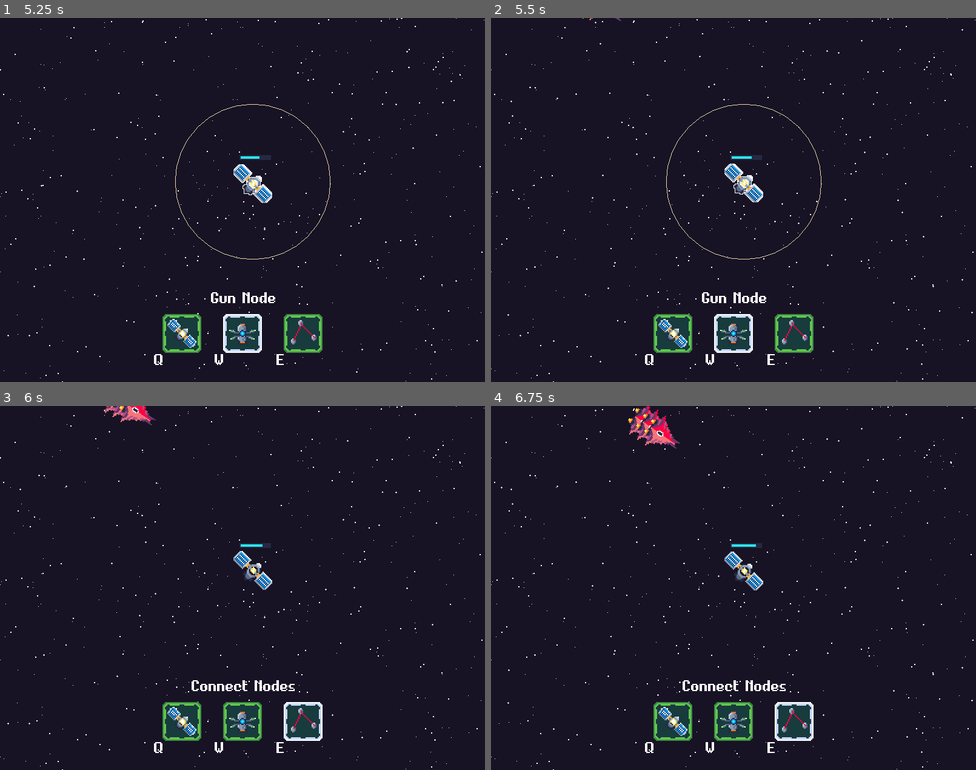
Above: before the commit, frames 1-4 (two rows, left to right).
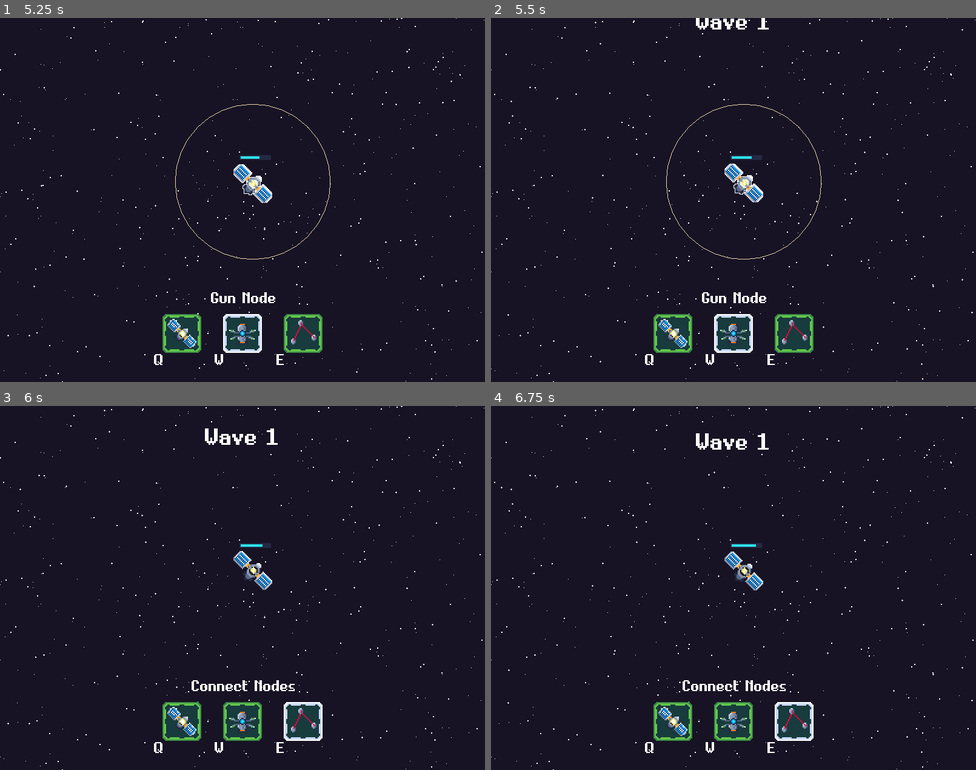
Above: after the commit, the same moments.

Repository: svntax/LD45-StartWithNothing
Game: Godot game, scene res://Scenes/Gameplay.tscn
Two runs of this game, one before a commit and one after it. Both use one fixed random seed, a clock stepped at 60 frames per second and the inputs below.
Inputs (mouse positions are in pixels of both pictures, inside the frame that each line leads up to):
- Up to frame 1 (5.25 s): tap Enter at 0.5 s; move the mouse to (252, 181) at 0.52 s; tap Q (BuildEnergyNode) at 0.6, 4.35 s; click (252, 181) at 0.67 s; tap W (BuildGunNode) at 1.35, 5.1 s; click (252, 181) at 1.42 s; move the mouse to (291, 119) at 2.02 s; tap E (BuildLink) at 2.1 s; click (291, 119) at 2.17 s; move the mouse to (218, 272) at 2.77 s; click (218, 272) at 2.85 s; move the mouse to (388, 254) at 3.52 s; tap Space (Shoot) at 3.6 s; click (388, 254) at 3.67 s; move the mouse to (97, 145) at 4.27 s; click (97, 145) at 4.42 s; move the mouse to (266, 200) at 5.02 s; click (266, 200) at 5.17 s
- Up to frame 2 (5.5 s): no input
- Up to frame 3 (6 s): move the mouse to (169, 497) at 5.77 s; tap E (BuildLink) at 5.85 s; click (169, 497) at 5.92 s
- Up to frame 4 (6.75 s): move the mouse to (840, 569) at 6.52 s; click (840, 569) at 6.6 s

Frame 1 is identical in both runs. In frame 2, 0.2% of the frame differs, in the area x 18-58%, y 0-4%; in frame 3, 0.5%; in frame 4, 0.9%, in the area x 28-58%, y 0-12%.

Commit message:
Added time-based wave system.

Diff:
--- a/Scenes/EnemySpawningSystem.tscn
+++ b/Scenes/EnemySpawningSystem.tscn
@@ -11,6 +11,7 @@
 [node name="SpawnPoints" type="Node2D" parent="."]
 
 [node name="InitialDelayTimer" type="Timer" parent="."]
+wait_time = 5.0
 one_shot = true
 autostart = true
 [connection signal="timeout" from="SpawnTimer" to="." method="_on_SpawnTimer_timeout"]
--- a/Scenes/Gameplay.tscn
+++ b/Scenes/Gameplay.tscn
@@ -1,12 +1,33 @@
-[gd_scene load_steps=6 format=2]
+[gd_scene load_steps=9 format=2]
 
 [ext_resource path="res://Scripts/GameplayControls.gd" type="Script" id=1]
 [ext_resource path="res://Scripts/Starfield.gd" type="Script" id=2]
-[ext_resource path="res://Scenes/NodeTypeSelectionUI.tscn" type="PackedScene" id=3]
-[ext_resource path="res://Scenes/EnemySpawningSystem.tscn" type="PackedScene" id=4]
+[ext_resource path="res://EquipmentPro.ttf" type="DynamicFontData" id=3]
+[ext_resource path="res://Scenes/NodeTypeSelectionUI.tscn" type="PackedScene" id=4]
+[ext_resource path="res://Scenes/EnemySpawningSystem.tscn" type="PackedScene" id=5]
 
 [sub_resource type="CircleShape2D" id=1]
 radius = 4.0
+
+[sub_resource type="DynamicFont" id=2]
+size = 48
+font_data = ExtResource( 3 )
+
+[sub_resource type="Animation" id=3]
+resource_name = "show_wave_text"
+length = 5.0
+tracks/0/type = "value"
+tracks/0/path = NodePath("TopUI/WaveLabel:rect_position")
+tracks/0/interp = 2
+tracks/0/loop_wrap = true
+tracks/0/imported = false
+tracks/0/enabled = true
+tracks/0/keys = {
+"times": PoolRealArray( 0, 1, 4, 5 ),
+"transitions": PoolRealArray( 1, 1, 1, 1 ),
+"update": 0,
+"values": [ Vector2( 271, -62 ), Vector2( 271, 28 ), Vector2( 271, 28 ), Vector2( 271, -62 ) ]
+}
 
 [node name="Gameplay" type="Node2D"]
 script = ExtResource( 1 )
@@ -21,32 +42,95 @@
 
 [node name="UILayer" type="CanvasLayer" parent="."]
 
-[node name="UIRoot" type="Control" parent="UILayer"]
-margin_right = 40.0
-margin_bottom = 40.0
+[node name="TopUI" type="Control" parent="UILayer"]
+margin_right = 800.0
+margin_bottom = 104.0
+rect_min_size = Vector2( 800, 0 )
+mouse_filter = 2
 
-[node name="NodeTypeSelectionUI" parent="UILayer" instance=ExtResource( 3 )]
+[node name="WaveLabel" type="Label" parent="UILayer/TopUI"]
+margin_left = 271.0
+margin_top = -62.0
+margin_right = 529.0
+margin_bottom = -14.0
+custom_fonts/font = SubResource( 2 )
+text = "Wave Complete"
+align = 1
+
+[node name="NodeTypeSelectionUI" parent="UILayer" instance=ExtResource( 4 )]
 position = Vector2( 300, 520 )
 scale = Vector2( 2, 2 )
 
-[node name="EnemySpawningSystem" parent="." instance=ExtResource( 4 )]
+[node name="UIAnimation" type="AnimationPlayer" parent="UILayer"]
+anims/show_wave_text = SubResource( 3 )
+
+[node name="EnemySpawningSystem" parent="." instance=ExtResource( 5 )]
 
 [node name="Position2D" type="Position2D" parent="EnemySpawningSystem/SpawnPoints" index="0"]
-position = Vector2( 160, -30 )
+position = Vector2( 190, -60 )
 
-[node name="Position2D2" type="Position2D" parent="EnemySpawningSystem/SpawnPoints" index="1"]
+[node name="Position2D9" type="Position2D" parent="EnemySpawningSystem/SpawnPoints" index="1"]
+position = Vector2( 70, -60 )
+
+[node name="Position2D10" type="Position2D" parent="EnemySpawningSystem/SpawnPoints" index="2"]
+position = Vector2( -130, -60 )
+
+[node name="Position2D11" type="Position2D" parent="EnemySpawningSystem/SpawnPoints" index="3"]
+position = Vector2( 930, -60 )
+
+[node name="Position2D2" type="Position2D" parent="EnemySpawningSystem/SpawnPoints" index="4"]
 position = Vector2( 370, -30 )
 
-[node name="Position2D3" type="Position2D" parent="EnemySpawningSystem/SpawnPoints" index="2"]
-position = Vector2( 600, -30 )
+[node name="Position2D3" type="Position2D" parent="EnemySpawningSystem/SpawnPoints" index="5"]
+position = Vector2( 600, -60 )
 
-[node name="Position2D4" type="Position2D" parent="EnemySpawningSystem/SpawnPoints" index="3"]
-position = Vector2( 925.686, 187.124 )
+[node name="Position2D7" type="Position2D" parent="EnemySpawningSystem/SpawnPoints" index="6"]
+position = Vector2( 710, -60 )
 
-[node name="Position2D5" type="Position2D" parent="EnemySpawningSystem/SpawnPoints" index="4"]
-position = Vector2( 920.675, 477.736 )
+[node name="Position2D8" type="Position2D" parent="EnemySpawningSystem/SpawnPoints" index="7"]
+position = Vector2( 480, -90 )
 
-[node name="Position2D6" type="Position2D" parent="EnemySpawningSystem/SpawnPoints" index="5"]
+[node name="Position2D4" type="Position2D" parent="EnemySpawningSystem/SpawnPoints" index="8"]
+position = Vector2( 975.686, 187.124 )
+
+[node name="Position2D5" type="Position2D" parent="EnemySpawningSystem/SpawnPoints" index="9"]
+position = Vector2( 970.675, 477.736 )
+
+[node name="Position2D6" type="Position2D" parent="EnemySpawningSystem/SpawnPoints" index="10"]
 position = Vector2( -89.7853, 307.377 )
 
+[node name="Position2D12" type="Position2D" parent="EnemySpawningSystem/SpawnPoints" index="11"]
+position = Vector2( -179.785, 107.377 )
+
+[node name="Position2D13" type="Position2D" parent="EnemySpawningSystem/SpawnPoints" index="12"]
+position = Vector2( -219.785, 217.377 )
+
+[node name="Position2D14" type="Position2D" parent="EnemySpawningSystem/SpawnPoints" index="13"]
+position = Vector2( -179.785, 437.377 )
+
+[node name="Position2D15" type="Position2D" parent="EnemySpawningSystem/SpawnPoints" index="14"]
+position = Vector2( -169.785, 637.377 )
+
+[node name="Position2D16" type="Position2D" parent="EnemySpawningSystem/SpawnPoints" index="15"]
+position = Vector2( -39.7853, 677.377 )
+
+[node name="Position2D17" type="Position2D" parent="EnemySpawningSystem/SpawnPoints" index="16"]
+position = Vector2( 90.2147, 677.377 )
+
+[node name="Position2D18" type="Position2D" parent="EnemySpawningSystem/SpawnPoints" index="17"]
+position = Vector2( 640.215, 677.377 )
+
+[node name="Position2D19" type="Position2D" parent="EnemySpawningSystem/SpawnPoints" index="18"]
+position = Vector2( 810.215, 677.377 )
+
+[node name="Position2D20" type="Position2D" parent="EnemySpawningSystem/SpawnPoints" index="19"]
+position = Vector2( 940.215, 617.377 )
+
+[node name="Position2D21" type="Position2D" parent="EnemySpawningSystem/SpawnPoints" index="20"]
+position = Vector2( 1020.21, 327.377 )
+
+[node name="Position2D22" type="Position2D" parent="EnemySpawningSystem/SpawnPoints" index="21"]
+position = Vector2( 1060.21, 47.377 )
+[connection signal="wave_start" from="EnemySpawningSystem" to="." method="_on_EnemySpawningSystem_wave_start"]
+
 [editable path="EnemySpawningSystem"]
--- a/Scripts/EnemySpawningSystem.gd
+++ b/Scripts/EnemySpawningSystem.gd
@@ -1,12 +1,21 @@
 extends Node2D
+
+signal wave_complete
+signal wave_start
 
 var crashingEnemyScene = load("res://Scenes/CrashingEnemySpawn.tscn")
 
 onready var spawnTimer = $SpawnTimer
 onready var spawnPoints = $SpawnPoints
 
+onready var currentWave = 1
+onready var spawnCount = 0
+
 func startSpawningEnemies():
+    emit_signal("wave_start", currentWave)
     spawnTimer.start()
+    spawnCount = 0
+    currentWave += 1
 
 func _on_SpawnTimer_timeout():
     var enemy = crashingEnemyScene.instance()
@@ -15,10 +24,16 @@
     #Pick random spawn point
     var i = randi() % spawnPoints.get_child_count()
     enemy.global_position = spawnPoints.get_child(i).global_position
-    enemy.set_number_of_segments(floor(rand_range(1, 6)))
+    enemy.set_number_of_segments(floor(rand_range(currentWave-1, currentWave + 4)))
     enemy.init_segments()
 
-    spawnTimer.wait_time = floor(rand_range(4, 7))
+    spawnTimer.wait_time = floor(rand_range(3, 6))
+
+    spawnCount += 1
+    # Hard-coded, number of enemies per wave is 2*wave + 5
+    if spawnCount >= 5 + ((currentWave - 1) * 2):
+        spawnTimer.stop()
+        $InitialDelayTimer.start()
 
 func _on_InitialDelayTimer_timeout():
     startSpawningEnemies()
--- a/Scripts/GameplayControls.gd
+++ b/Scripts/GameplayControls.gd
@@ -7,6 +7,8 @@
 
 onready var mouseArea = $MouseArea
 onready var nodeSelectUI = $UILayer/NodeTypeSelectionUI
+onready var uiAnimation = $UILayer/UIAnimation
+onready var waveText = $UILayer/TopUI/WaveLabel
 
 onready var selectedNode = null
 
@@ -50,6 +52,16 @@
     placeNode(initialPos, NodeType.ENERGY);
     tabulateGroups();
 
+func showWaveCompleteUI():
+    waveText.set_text("Wave Complete")
+    uiAnimation.play("show_wave_text")
+
+func showNextWaveUI(wave):
+    waveText.set_text("Wave " + str(wave))
+    uiAnimation.play("show_wave_text")
+
+func _on_EnemySpawningSystem_wave_start(currentWave):
+    showNextWaveUI(currentWave)
 
 func selectNode(target) -> void:
     selectedNode = target
